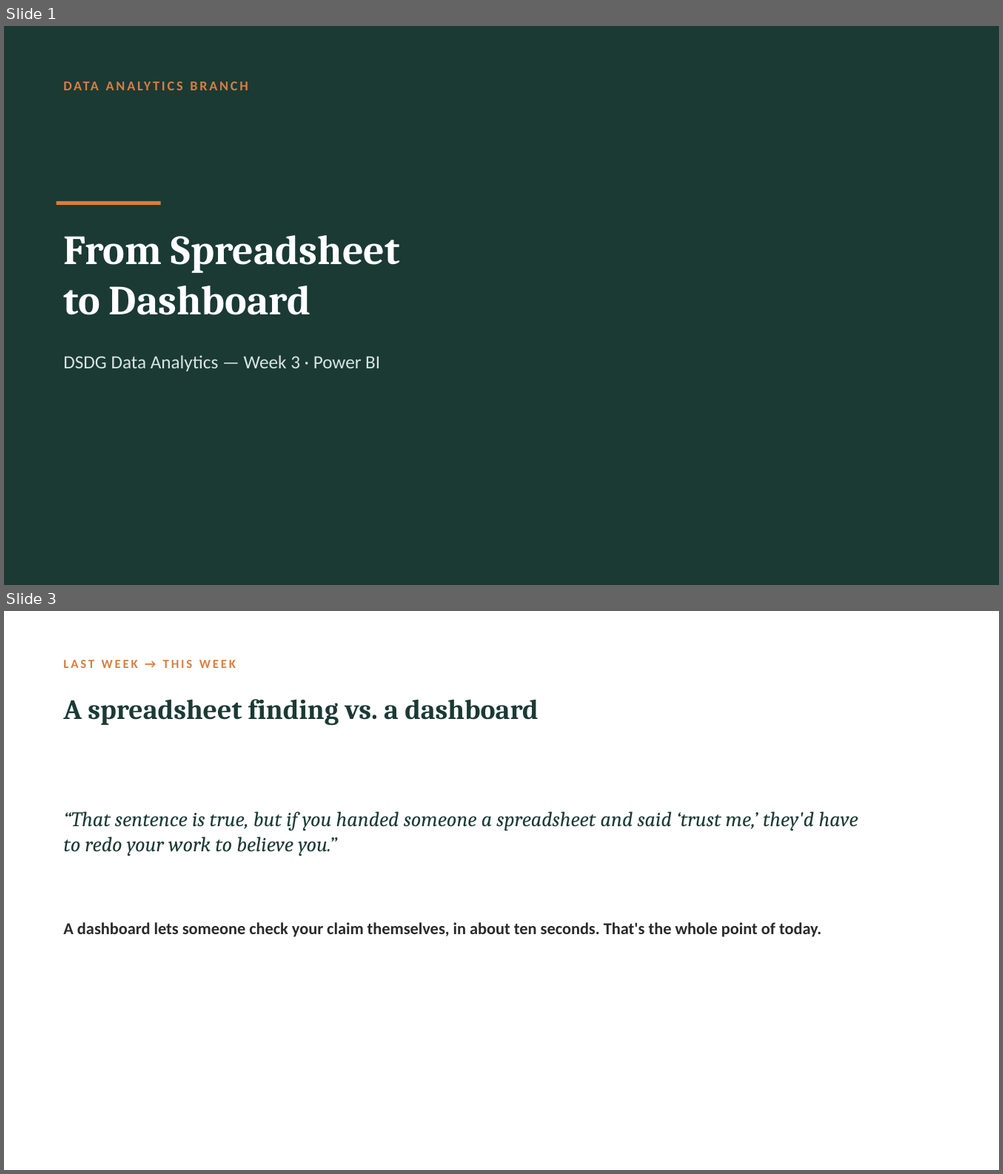
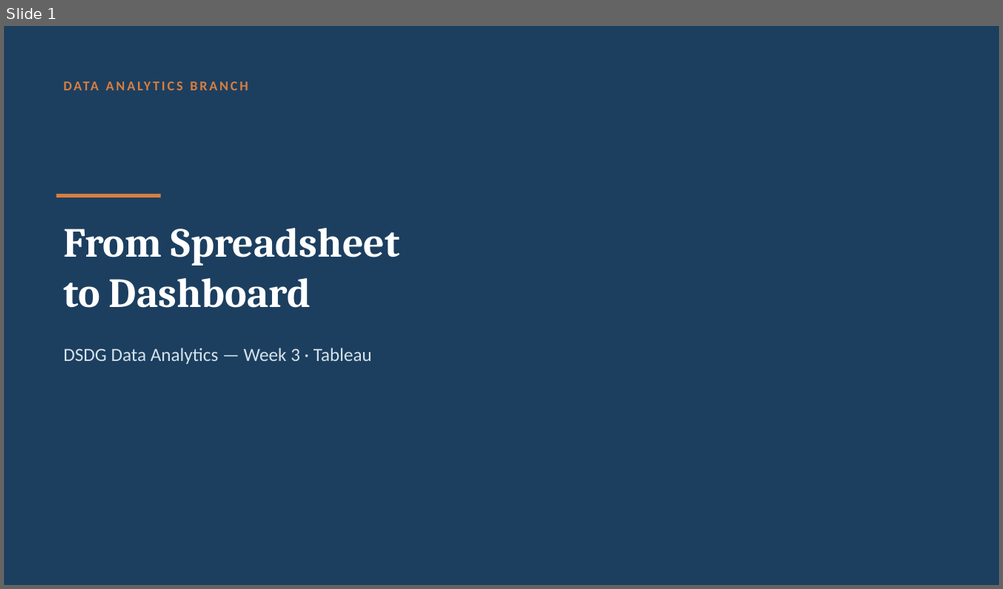
Before and after one commit to Zahi-Rahman/DSDG-Data-Analytics-Branch, a slide deck: week-03-tableau/slides/week-03-slides.pptx. Shown one above the other, each under a label of ours: slides 1 and 3 before the commit, slide 1 after it; the slides between them are not shown. The pictures are 1003x1174 and 1003x589 pixels, drawn with LibreOffice and Linux fonts; fonts in the diff are those of the drawing. Boxes give left, top, right and bottom in pixels: in the first picture for what was removed or moved away, otherwise in the second. Text is boxed around its words. In the diff, an @@ line names an element or a change of style, - is before the commit and + after.

Commit message:
Migrate Week 3 from Power BI to Tableau, add dashboard design section and cheat sheet

```diff
--- a/week-03-tableau/slides/week-03-slides.pptx
+++ b/week-03-tableau/slides/week-03-slides.pptx
@@ slide 3 removed at (4, 611, 999, 1170), background #FFFFFF @@
@@ text removed at (63, 660, 236, 668) @@
-LAST WEEK → THIS WEEK
@@ text removed at (63, 699, 538, 725) @@
-A spreadsheet finding vs. a dashboard
@@ text removed at (63, 812, 858, 856) @@
-“That sentence is true, but if you handed someone a spreadsheet and said ‘trust me,’ they'd have to redo your work to believe you.”
@@ text removed at (63, 923, 821, 937) @@
-A dashboard lets someone check your claim themselves, in about ten seconds. That's the whole point of today.
@@ slide 1 changed as well @@
@@ background #1B3A34 to #1C3F60 @@
@@ rectangle: place and size @@
-rectangle at (57, 201, 161, 205)
+rectangle at (57, 194, 161, 198)
@@ text "From Spreadsheet": place and size @@
-text "From Spreadsheet" at (63, 235, 400, 315)
+text "From Spreadsheet" at (63, 228, 400, 308)
@@ text at (63, 348, 372, 361): text changed; text colour #D8E4E0 to #D6E2EA @@
-DSDG Data Analytics — Week 3 · Power BI
+DSDG Data Analytics — Week 3 · Tableau
```
Also in this commit, not shown: 7 slides added, 5 other slides removed, 4 other files.
